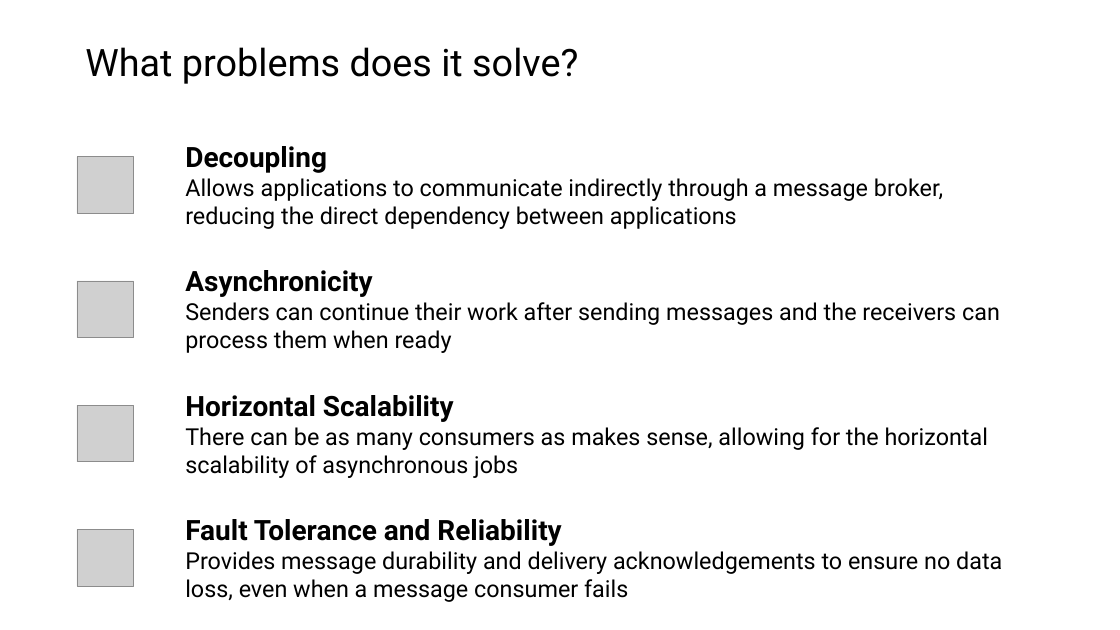
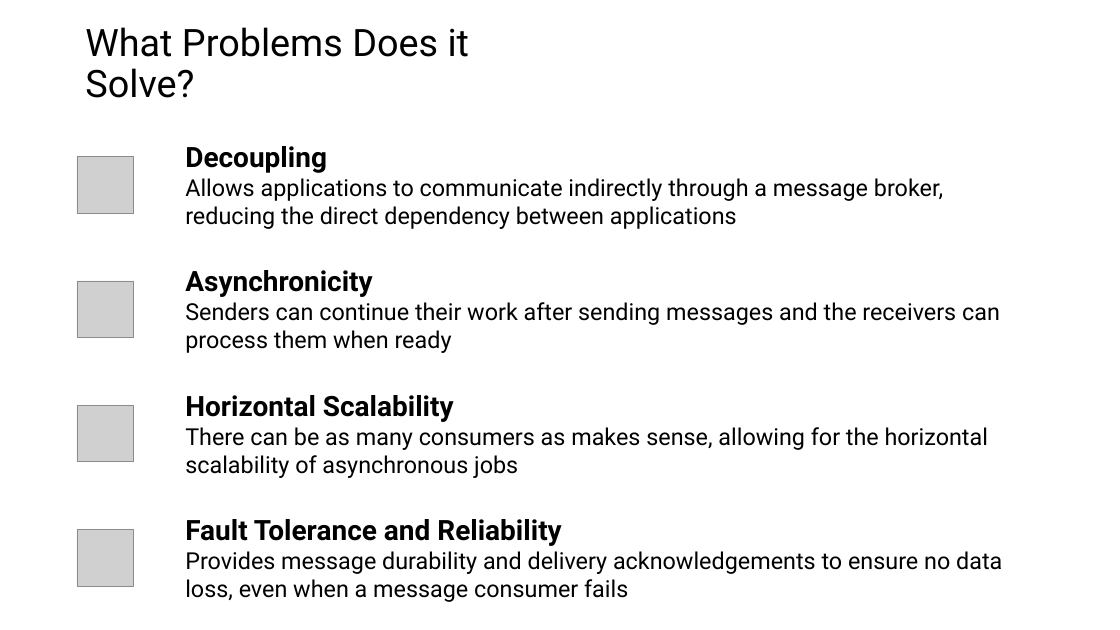
Before and after one commit to roblappcoupa/rabbitmq-presentation, a slide deck: slide 6 of Docs/RabbitMQ.pptx. Drawn at 1120x630 pixels with LibreOffice and Linux fonts; fonts in the diff are those of the drawing; grey boxes stand for pictures. Boxes give left, top, right and bottom in pixels: in the first picture for what was removed or moved away, otherwise in the second. Text is boxed around its words. In the diff, an @@ line names an element or a change of style, - is before the commit and + after.

```diff
--- a/Docs/RabbitMQ.pptx
+++ b/Docs/RabbitMQ.pptx
@@ title at (85,27,470,98): text changed @@
-What problems does it solve?
+What Problems Does it Solve?
```
Also in this commit, not shown: 5 other slides changed, 1 slide added, 1 other file.
